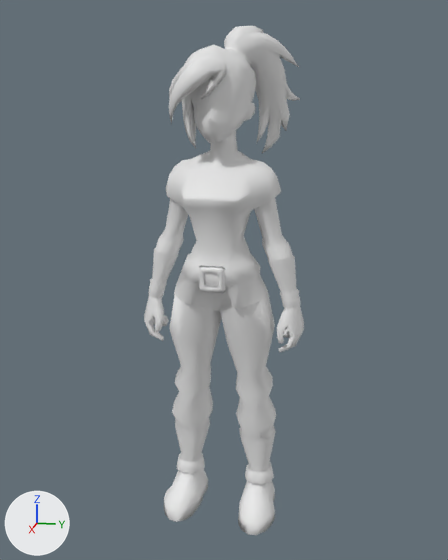
What one commit did to the glTF model public/models/human/human_female.glb.
Both versions are drawn from a 50 mm camera at (8.06, 1.6, 5.4) aimed at (0.05, 0.0, 3.4). Arrows for +X, +Y and +Z are at lower left; the lights stay in place. The older version comes first. Where no turn or scale is listed for an object, it has been applied to the vertices. Vertices at exactly the same position are counted once.

Before the edit, the objects in view are built like this:
```python
me_tripo_mesh_bc927f73_0a0c_4243_92d7_1ce756c0b3b8 = bpy.data.meshes.new('tripo_mesh_bc927f73-0a0c-4243-92d7-1ce756c0b3b8')
me_tripo_mesh_bc927f73_0a0c_4243_92d7_1ce756c0b3b8.from_pydata(...)  # 1094 vertices, 2180 faces; spans x -0.63..0.78, y -1.13..1.1, z -0.01..6.64
ob_female_1 = bpy.data.objects.new('FEMALE_1', me_tripo_mesh_bc927f73_0a0c_4243_92d7_1ce756c0b3b8)
ob_female_1.location = (0.0, 0.0, 0.0)
```
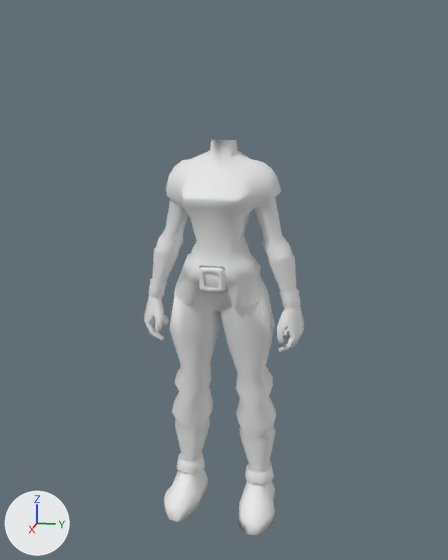
Boxes (x1, y1, x2, y2) around the edits, measured in the pictures (448 x 560 px):
```json
{"object": "FEMALE_1", "change": "reshaped", "before": [144, 26, 304, 535], "after": [144, 140, 304, 535], "on screen": "22% shorter"}
{"part": 1, "of": "me_tripo_mesh_bc927f73_0a0c_4243_92d7_1ce756c0b3b8", "change": "deleted", "before": [169, 26, 300, 153]}
```

The change, as JSON lines over the scene's bpy script:
```json
{"block": "me_tripo_mesh_bc927f73_0a0c_4243_92d7_1ce756c0b3b8", "where": "# used by ob_female_1; location = (0.0, 0.0, 0.0)"}
{"op": "remove", "block": "me_tripo_mesh_bc927f73_0a0c_4243_92d7_1ce756c0b3b8", "code": "me_tripo_mesh_bc927f73_0a0c_4243_92d7_1ce756c0b3b8.from_pydata(...)  # 1094 vertices, 2180 faces; spans x -0.63..0.78, y -1.13..1.1, z -0.01..6.64"}
{"op": "add", "block": "me_tripo_mesh_bc927f73_0a0c_4243_92d7_1ce756c0b3b8", "code": "me_tripo_mesh_bc927f73_0a0c_4243_92d7_1ce756c0b3b8.from_pydata(...)  # 760 vertices, 1506 faces; spans x -0.38..0.7, y -1.13..1.1, z -0.01..5.25"}
{"block": "me_tripo_mesh_bc927f73_0a0c_4243_92d7_1ce756c0b3b8", "change": "me_tripo_mesh_bc927f73_0a0c_4243_92d7_1ce756c0b3b8 part 1: 334 vertices removed from x -0.63..0.78, y -0.62..0.92, z 5.05..6.64"}
```
